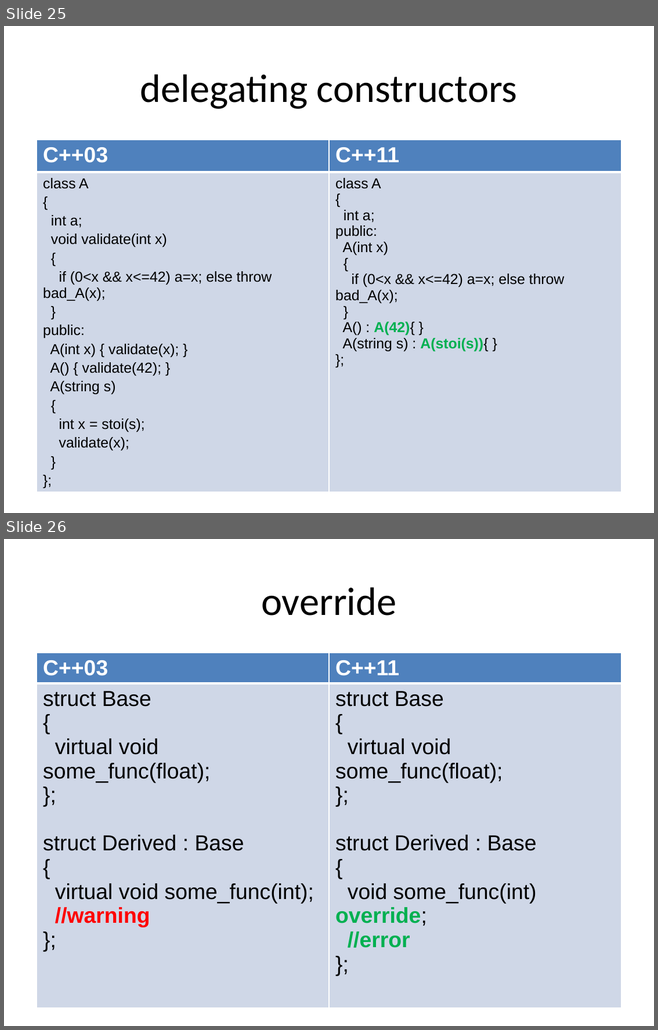
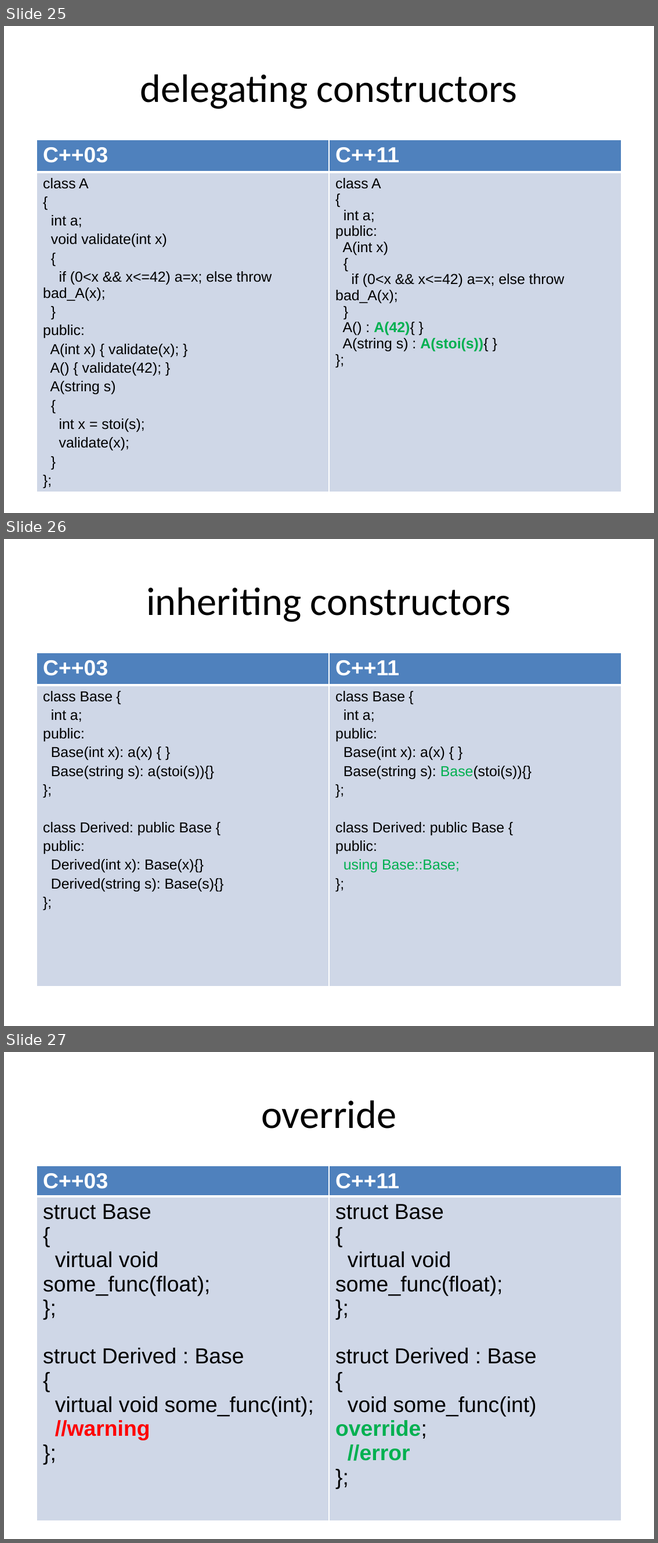
Before and after one commit to xtofl/cpp11training, a slide deck: slides/1.coreextensions-c11-121213071023-phpapp02-reordered.pptx. Shown one above the other, each under a label of ours: slides 25 and 26 before the commit, slides 25, 26 and 27 after it. The pictures are 658x1030 and 658x1543 pixels, drawn with LibreOffice and Linux fonts; fonts in the diff are those of the drawing. Boxes give left, top, right and bottom in pixels: in the first picture for what was removed or moved away, otherwise in the second. Text is boxed around its words. In the diff, an @@ line names an element or a change of style, - is before the commit and + after.

Commit message:
add inheriting constructors to coreextensions slides

```diff
--- a/slides/1.coreextensions-c11-121213071023-phpapp02-reordered.pptx
+++ b/slides/1.coreextensions-c11-121213071023-phpapp02-reordered.pptx
@@ slide 26 added at (x1=4, y1=539, x2=654, y2=1026), background #FFFFFF @@
@@ title added at (x1=146, y1=587, x2=511, y2=622), 44 pt, text #000000 @@
+inheriting constructors
@@ table added at (x1=36, y1=653, x2=621, y2=894), 2 rows, 2 columns @@
+C++03 | C++11
+class Base { / int a; / public: / Base(int x): a(x) { } / Base(string s): a(stoi(s)){} / }; / class Derived: public Base { / public: / Derived(int x): Base(x){} / Derived(string s): Base(s){} / }; | class Base { / int a; / public: / Base(int x): a(x) { } / Base(string s): Base(stoi(s)){} / }; / class Derived: public Base { / public: / using Base::Base; / };
@@ what was slide 26 is now slide 27 @@
```
